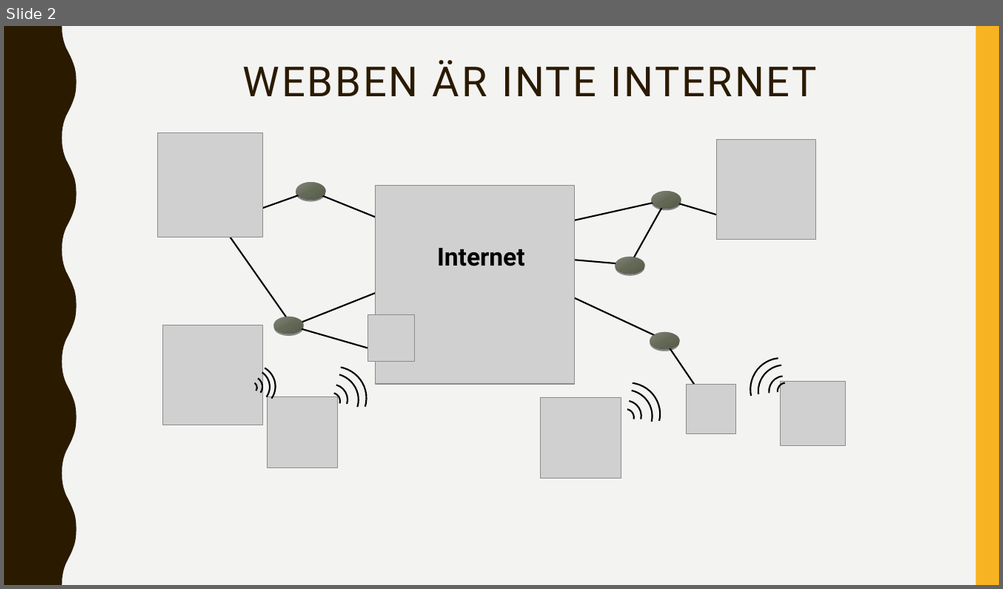
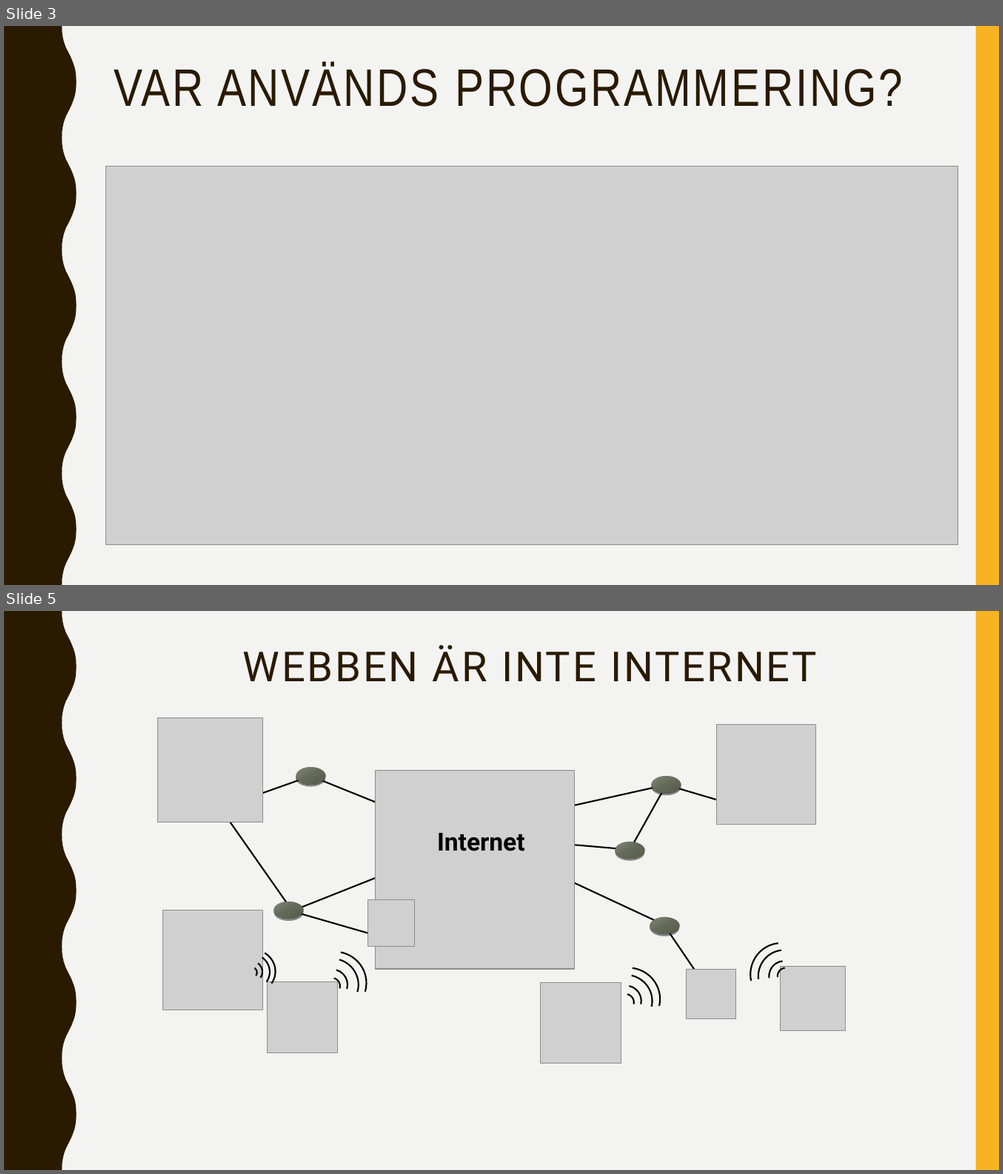
Before and after one commit to abbjetmus/programmering, a slide deck: Webben.pptx. Shown one above the other, each under a label of ours: slide 2 before the commit, slides 3 and 5 after it; the slides between them are not shown. The pictures are 1003x589 and 1003x1174 pixels, drawn with LibreOffice and Linux fonts; fonts in the diff are those of the drawing; grey boxes stand for pictures. Boxes give left, top, right and bottom in pixels: in the first picture for what was removed or moved away, otherwise in the second. Text is boxed around its words. In the diff, an @@ line names an element or a change of style, - is before the commit and + after.

```diff
--- a/Webben.pptx
+++ b/Webben.pptx
@@ slide 3 added at (4, 26, 999, 585), background #F3F3F2; not listed: 2 template elements that a slide beside it also shows @@
@@ title added at (114, 64, 902, 107), 51 pt, text #2A1A00 @@
+VAR ANVÄNDS PROGRAMMERING?
@@ picture added at (105, 167, 958, 545) @@
@@ what was slide 2 is now slide 5 @@
```
Also in this commit, not shown: 1 slide changed, 5 other slides added, 2 other files.
